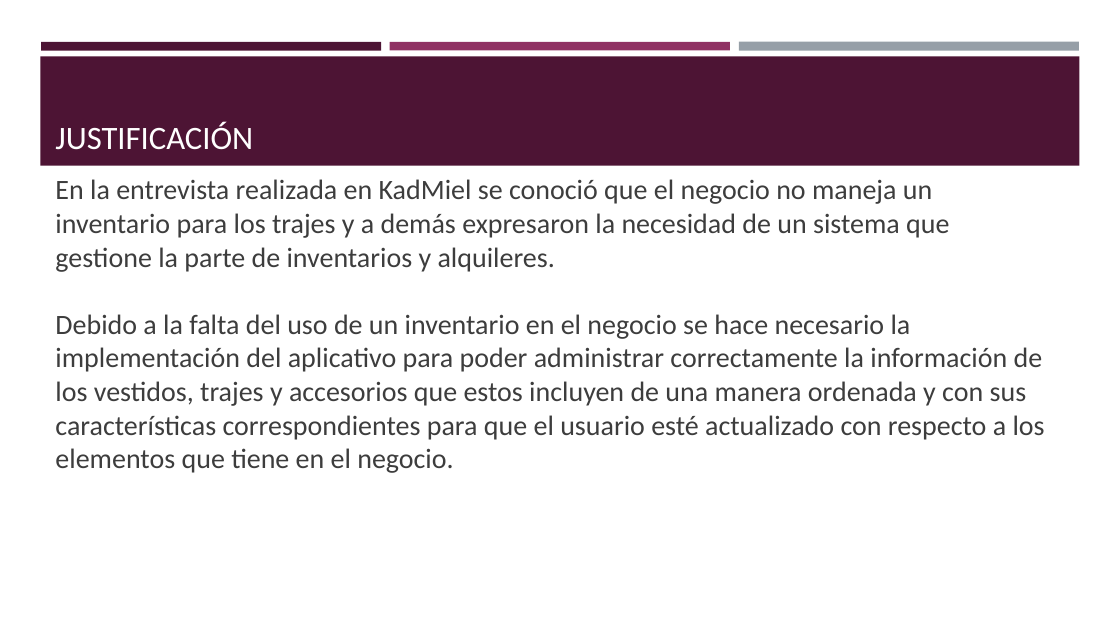
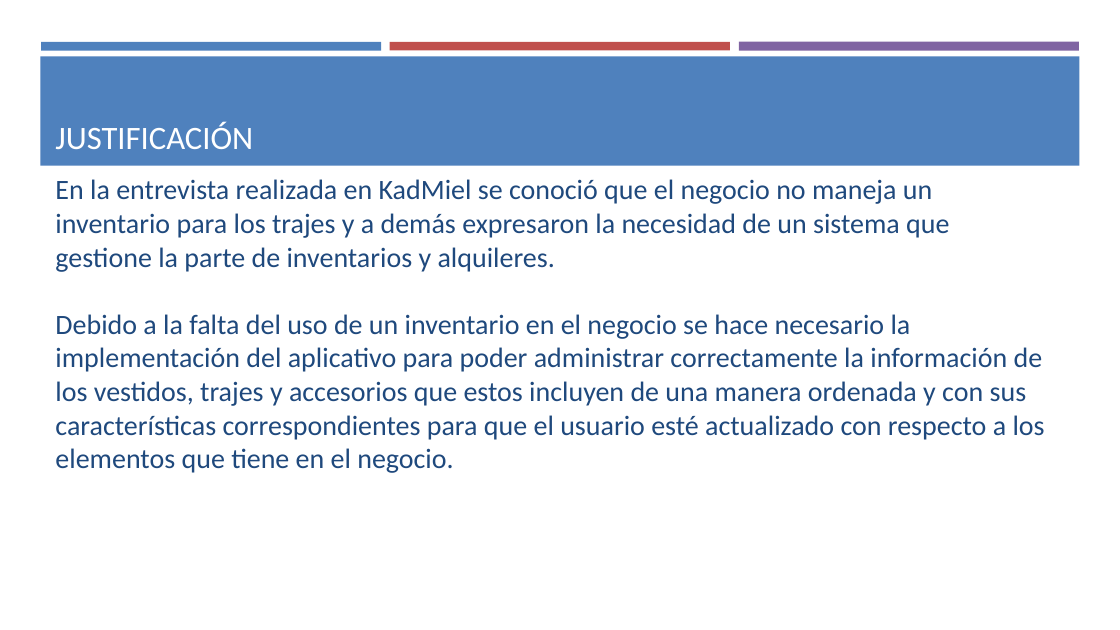
Before and after one commit to Juan1607/Suit_Administrator, a slide deck: slide 6 of Exposicion.pptx. Drawn at 1120x630 pixels with LibreOffice and Linux fonts; fonts in the diff are those of the drawing. Boxes give left, top, right and bottom in pixels: in the first picture for what was removed or moved away, otherwise in the second. Text is boxed around its words. In the diff, an @@ line names an element or a change of style, - is before the commit and + after.

```diff
--- a/Exposicion.pptx
+++ b/Exposicion.pptx
@@ rectangle at (40, 56, 1080, 166): fill #4D1434 to #4F81BD @@
@@ rectangle at (41, 42, 381, 50): fill #4D1434 to #4F81BD @@
@@ rectangle at (390, 42, 730, 50): fill #903163 to #C0504D @@
@@ rectangle at (739, 42, 1079, 51): fill #969FA7 to #8064A2 @@
@@ text "En la entrevista realizada en ..." at (55, 179, 1045, 473): text colour #3D3D3D to #1F497D @@
```
Also in this commit, not shown: 13 other slides changed, 8 slides added, 8 slides removed.
